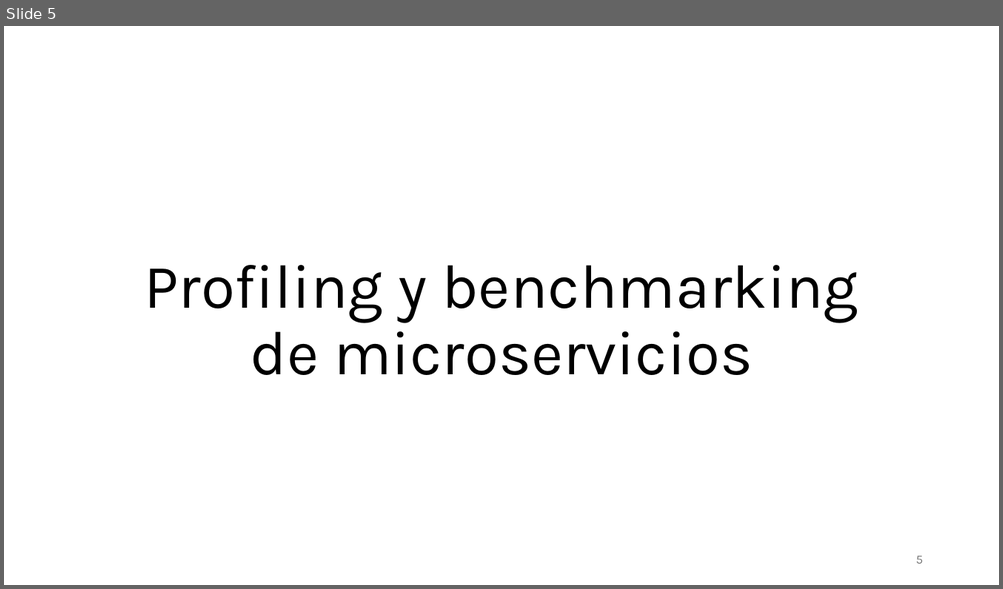
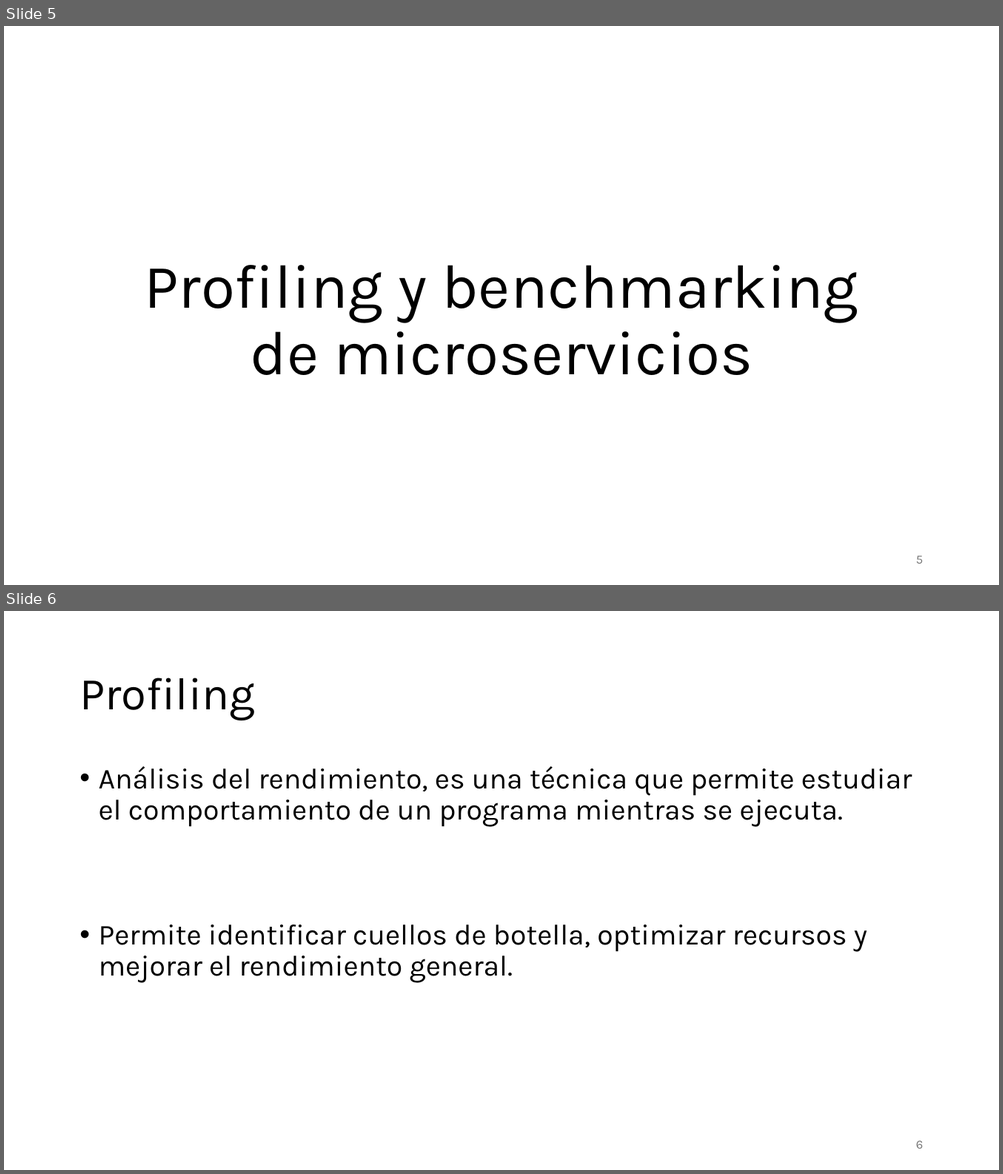
Before and after one commit to aldebarran22/CURSO_CPP_SERVICIOS_30H, a slide deck: doc/5_Optimizacion_Gestion_Recursos_Microservicios_C++.pptx. Shown one above the other, each under a label of ours: slide 5 before the commit, slides 5 and 6 after it. The pictures are 1003x589 and 1003x1174 pixels, drawn with LibreOffice and Linux fonts; fonts in the diff are those of the drawing. Boxes give left, top, right and bottom in pixels: in the first picture for what was removed or moved away, otherwise in the second. Text is boxed around its words. In the diff, an @@ line names an element or a change of style, - is before the commit and + after.

```diff
--- a/doc/5_Optimizacion_Gestion_Recursos_Microservicios_C++.pptx
+++ b/doc/5_Optimizacion_Gestion_Recursos_Microservicios_C++.pptx
@@ slide 6 added at box(4, 611, 999, 1170), background #FFFFFF @@
@@ title added at box(79, 678, 255, 721), 44 pt, text #000000 @@
+Profiling
@@ text added at box(99, 766, 912, 983), 28 pt, text #000000 @@
+• Análisis del rendimiento, es una técnica que permite estudiar el comportamiento de un programa mientras se ejecuta.
+• Permite identificar cuellos de botella, optimizar recursos y mejorar el rendimiento general.
@@ page number added at box(916, 1141, 923, 1149), 12 pt, text #797979 @@
+6
```
Also in this commit, not shown: 1 slide changed, 15 other slides added, 4 other files.
